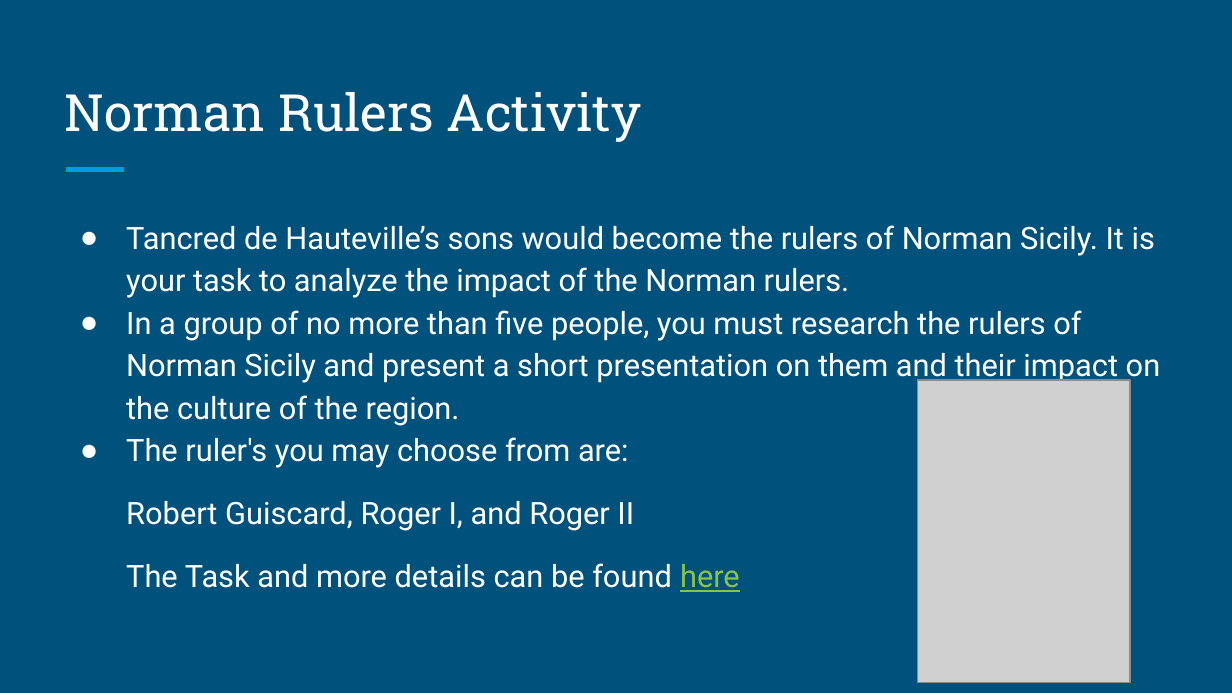
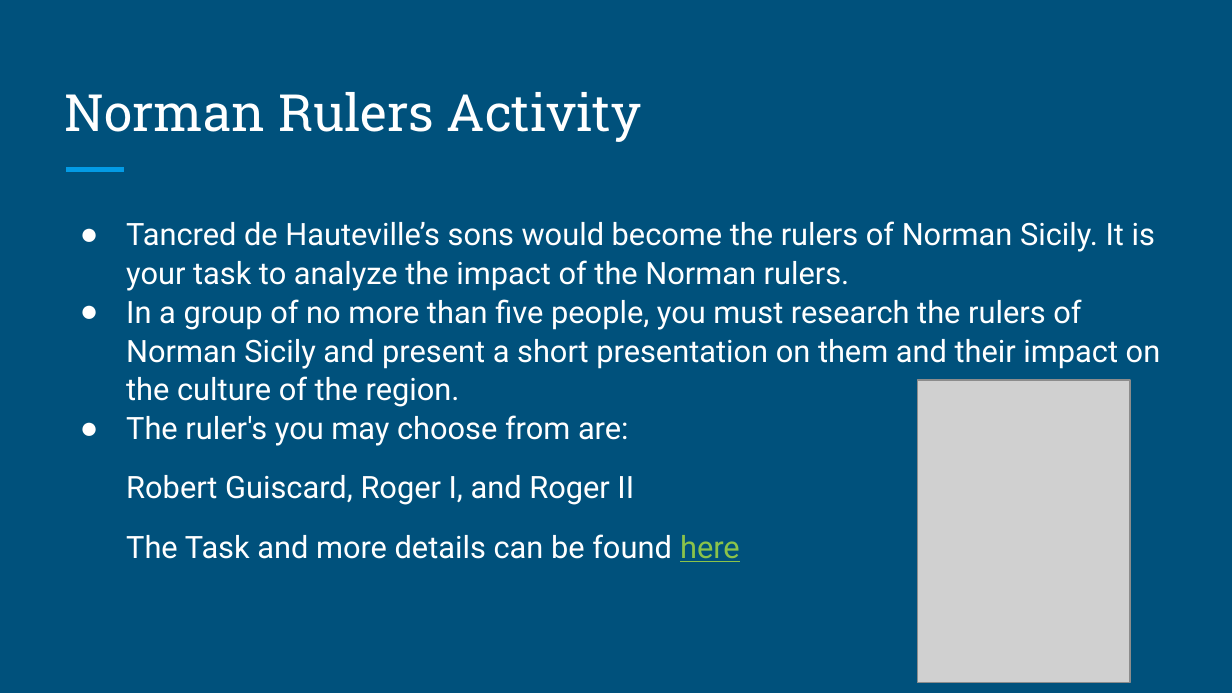
Before and after one commit to the-norman-sicily-project/website, a slide deck: slide 5 of site/content/en/resources/learn/people_of_norman_sicily/The_People_of_Norman_Sicily.pptx. Drawn at 1232x693 pixels with LibreOffice and Linux fonts; fonts in the diff are those of the drawing; grey boxes stand for pictures. Boxes give left, top, right and bottom in pixels: in the first picture for what was removed or moved away, otherwise in the second. Text is boxed around its words. In the diff, an @@ line names an element or a change of style, - is before the commit and + after.

```diff
--- a/site/content/en/resources/learn/people_of_norman_sicily/The_People_of_Norman_Sicily.pptx
+++ b/site/content/en/resources/learn/people_of_norman_sicily/The_People_of_Norman_Sicily.pptx
@@ text "Tancred de Hauteville’s sons would ..." at (126, 221, 1161, 562): line spacing 1.15 to 1.05 @@
```
Also in this commit, not shown: 2 other slides changed, 6 other files.
